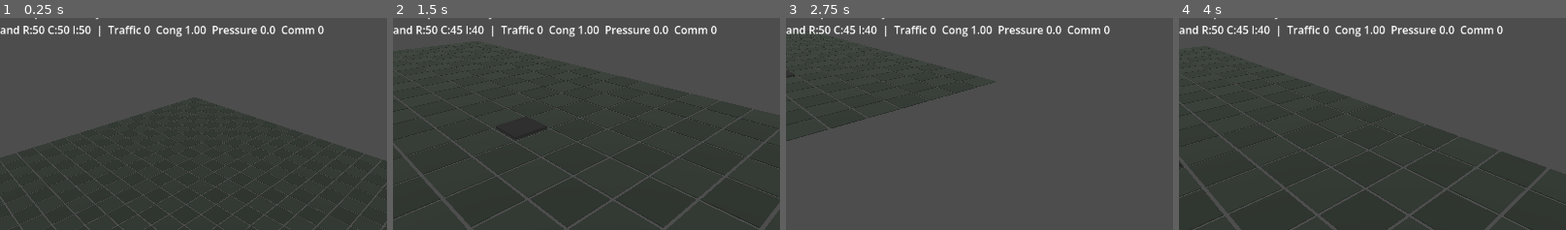
Above: before the commit, frames 1-4 (left to right).
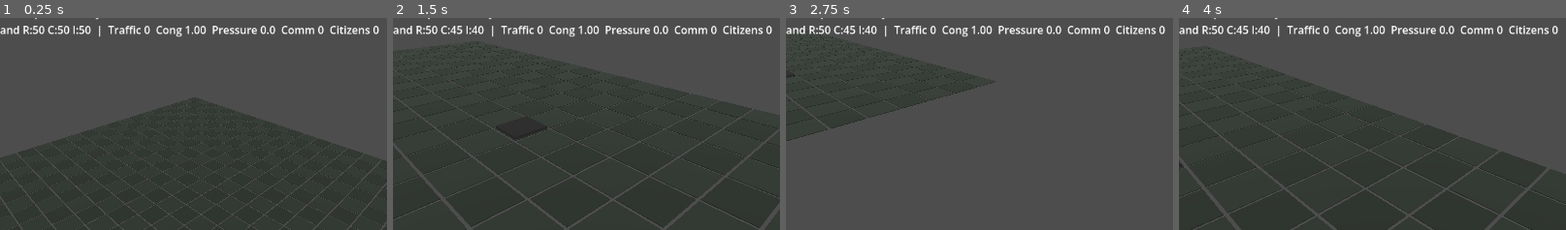
Above: after the commit, the same moments.

Repository: Jose04BN/CitySimGodot
Game: Godot game, scene res://scenes/Main.tscn
The game is run twice, just before and just after one commit, with the same random seed, the same clock (stepped at 60 frames per second) and the same inputs.
Inputs (mouse positions are % of the whole screen's width and height, from its top left):
- Up to frame 1 (0.25 s): no input
- Up to frame 2 (1.5 s): tap Enter at 0.5 s; move the mouse to (72, 44) at 0.52 s; hold D 0.53-1.28 s; tap 1 at 0.6 s; click (72, 44) at 0.67 s; move the mouse to (30, 54) at 1.27 s; hold S from 1.28 s (still down); tap 2 at 1.35 s
- Up to frame 3 (2.75 s): move the mouse to (60, 26) at 2.02 s; release S at 2.03 s; hold D from 2.03 s (still down); tap 3 at 2.1 s
- Up to frame 4 (4 s): move the mouse to (45, 69) at 2.77 s; release D at 2.78 s; hold W 2.78-3.53 s; tap 4 at 2.85 s; click (45, 69) at 2.92 s; move the mouse to (80, 64) at 3.52 s; hold A from 3.53 s (still down); tap E at 3.6 s
The pictures show only the part of the screen within x 24-74%, y 9-59%; the shares and areas given below are measured in that part.

The runs differ from the first frame. In frame 1, 0.3% of the frame differs, in the area x 85-98%, y 3-8%; in frame 2, 0.3%; in frame 3, 0.3%; in frame 4, 0.3%.

Commit message:
Add commuter agents to the traffic network

Diff:
--- a/scenes/Main.tscn
+++ b/scenes/Main.tscn
@@ -26,6 +26,7 @@
 [node name="CitySimulation" type="Node" parent="."]
 script = ExtResource("6")
 build_controller_path = NodePath("../BuildController")
+pathfinder_path = NodePath("../Pathfinder")
 traffic_controller_path = NodePath("../TrafficController")
 stats_label_path = NodePath("../HUD/Panel/StatsLabel")
 
--- a/scripts/Citizen.gd
+++ b/scripts/Citizen.gd
@@ -1,32 +1,45 @@
 extends Node3D
 
-@export var home: NodePath
-@export var work: NodePath
-@export var speed := 4.0
-@export var pathfinder_path: NodePath
+@export var speed: float = 3.0
 
 var _path: Array = []
 var _path_index: int = 0
-var _pathfinder: Node = null
+var _visual: MeshInstance3D
+var _finished: bool = false
 
-func _ready():
-	if home != null:
-		global_transform.origin = get_node(home).global_transform.origin
-	if pathfinder_path != null:
-		_pathfinder = get_node_or_null(pathfinder_path)
-	var work_node: Node3D = get_node_or_null(work)
-	if work_node != null and _pathfinder != null:
-		_path = _pathfinder.call("find_path_world", global_transform.origin, work_node.global_transform.origin)
-		_path_index = 0
+func _ready() -> void:
+	_visual = MeshInstance3D.new()
+	var capsule := CapsuleMesh.new()
+	capsule.radius = 0.12
+	capsule.height = 0.4
+	_visual.mesh = capsule
+	var material := StandardMaterial3D.new()
+	material.albedo_color = Color(0.2, 0.8, 0.95)
+	_visual.material_override = material
+	add_child(_visual)
+
+func set_path(path: Array) -> void:
+	_path = path
+	_path_index = 0
+	_finished = false
+
+func is_finished() -> bool:
+	return _finished
 
 func _process(delta: float) -> void:
 	if _path.size() == 0:
 		return
 	if _path_index >= _path.size():
+		_finished = true
+		queue_free()
 		return
 	var target_pos: Vector3 = _path[_path_index]
 	var dir: Vector3 = target_pos - global_transform.origin
 	if dir.length() < 0.1:
 		_path_index += 1
 		return
-	global_transform.origin += dir.normalized() * speed * delta
+	var movement: Vector3 = dir.normalized() * speed * delta
+	if movement.length() > dir.length():
+		movement = dir
+	global_transform.origin += movement
+	look_at(global_transform.origin + Vector3(movement.x, 0.0, movement.z), Vector3.UP)
--- a/scripts/CitySimulation.gd
+++ b/scripts/CitySimulation.gd
@@ -1,10 +1,13 @@
 extends Node
 
 @export var build_controller_path: NodePath
+@export var pathfinder_path: NodePath
 @export var traffic_controller_path: NodePath
 @export var stats_label_path: NodePath
 @export var tick_seconds: float = 1.0
 @export var starting_treasury: float = 50000.0
+@export var citizen_spawn_interval: float = 2.0
+@export var citizen_cap: int = 18
 
 enum BuildMode {
 	ROAD,
@@ -15,8 +18,10 @@
 }
 
 var _build_controller: Node
+var _pathfinder: Node
 var _traffic_controller: Node
 var _stats_label: Label
+var _citizens_parent: Node3D
 
 var _accum: float = 0.0
 var _sim_hours: float = 8.0
@@ -32,13 +37,19 @@
 var _congestion_factor: float = 1.0
 var _commuters: int = 0
 var _traffic_pressure: float = 0.0
+var _citizen_spawn_accum: float = 0.0
+var _citizen_scene: Script = preload("res://scripts/Citizen.gd")
 
 func _ready() -> void:
 	_build_controller = get_node(build_controller_path)
+	_pathfinder = get_node_or_null(pathfinder_path)
 	_traffic_controller = get_node_or_null(traffic_controller_path)
 	_stats_label = get_node_or_null(stats_label_path)
 	_treasury = starting_treasury
 	_traffic_pressure = 0.0
+	_citizens_parent = Node3D.new()
+	_citizens_parent.name = "Citizens"
+	add_child(_citizens_parent)
 
 	if _build_controller.has_signal("about_to_save"):
 		_build_controller.connect("about_to_save", Callable(self, "_on_about_to_save"))
@@ -54,6 +65,7 @@
 	while _accum >= tick_seconds:
 		_accum -= tick_seconds
 		_tick_simulation()
+		_spawn_commuters()
 	_update_stats_label()
 
 func _tick_simulation() -> void:
@@ -108,6 +120,47 @@
 		_pop_history.remove_at(0)
 	if _treasury_history.size() > _history_size:
 		_treasury_history.remove_at(0)
+
+func _spawn_commuters() -> void:
+	if _pathfinder == null or _citizens_parent == null:
+		return
+	_citizen_spawn_accum += tick_seconds
+	if _citizen_spawn_accum < citizen_spawn_interval:
+		return
+	_citizen_spawn_accum = 0.0
+	var available_slots: int = citizen_cap - _citizens_parent.get_child_count()
+	if available_slots <= 0:
+		return
+	var snapshot_variant: Variant = _build_controller.call("get_city_snapshot")
+	if typeof(snapshot_variant) != TYPE_DICTIONARY:
+		return
+	var snapshot: Dictionary = snapshot_variant
+	var residential_cells: Array = []
+	var job_cells: Array = []
+	for z in snapshot.get("zones_detail", []):
+		var ztype: int = int(z.get("type", 1))
+		var cell := Vector2i(int(z.get("x", 0)), int(z.get("y", 0)))
+		if ztype == BuildMode.RESIDENTIAL:
+			residential_cells.append(cell)
+		elif ztype == BuildMode.COMMERCIAL or ztype == BuildMode.INDUSTRIAL:
+			job_cells.append(cell)
+	if residential_cells.size() == 0 or job_cells.size() == 0:
+		return
+	var grid: Node = _build_controller.get_node(_build_controller.get("grid_path"))
+	var commuter_goal: int = mini(_commuters, available_slots)
+	for _i in range(commuter_goal):
+		var home_cell: Vector2i = residential_cells[randi() % residential_cells.size()]
+		var work_cell: Vector2i = job_cells[randi() % job_cells.size()]
+		var home_world: Vector3 = grid.call("cell_to_world", home_cell) + Vector3(0, 0.2, 0)
+		var work_world: Vector3 = grid.call("cell_to_world", work_cell) + Vector3(0, 0.2, 0)
+		var path: Array = _pathfinder.call("find_path_world", home_world, work_world)
+		if path.size() == 0:
+			continue
+		var citizen := Node3D.new()
+		citizen.set_script(_citizen_scene)
+		citizen.position = home_world
+		_citizens_parent.add_child(citizen)
+		citizen.call("set_path", path)
 
 func _apply_zone_growth(snapshot: Dictionary) -> void:
 	# snapshot contains zones_detail with x,y,type,level,connected
@@ -154,7 +207,7 @@
 	var unemployment: int = maxi(_population - employed, 0)
 	var households: int = int(round(float(_population) / 2.6))
 
-	_stats_label.text = "Time %02d:%02d  |  Pop %d  HH %d  Jobs %d  Unemp %d  Treasury $%d\nRoads %d  Zones R:%d C:%d I:%d  |  Demand R:%d C:%d I:%d  |  Traffic %d  Cong %.2f  Pressure %.1f  Comm %d" % [
+	_stats_label.text = "Time %02d:%02d  |  Pop %d  HH %d  Jobs %d  Unemp %d  Treasury $%d\nRoads %d  Zones R:%d C:%d I:%d  |  Demand R:%d C:%d I:%d  |  Traffic %d  Cong %.2f  Pressure %.1f  Comm %d  Citizens %d" % [
 		int(floor(_sim_hours)),
 		int(round((_sim_hours - floor(_sim_hours)) * 60.0)) % 60,
 		_population,
@@ -172,7 +225,8 @@
 		_vehicle_count,
 		_congestion_factor,
 		_traffic_pressure,
-		_commuters
+		_commuters,
+		_citizens_parent.get_child_count() if _citizens_parent != null else 0
 	]
 
 	# append simple sparkline for population
Not shown, changed: README.md
